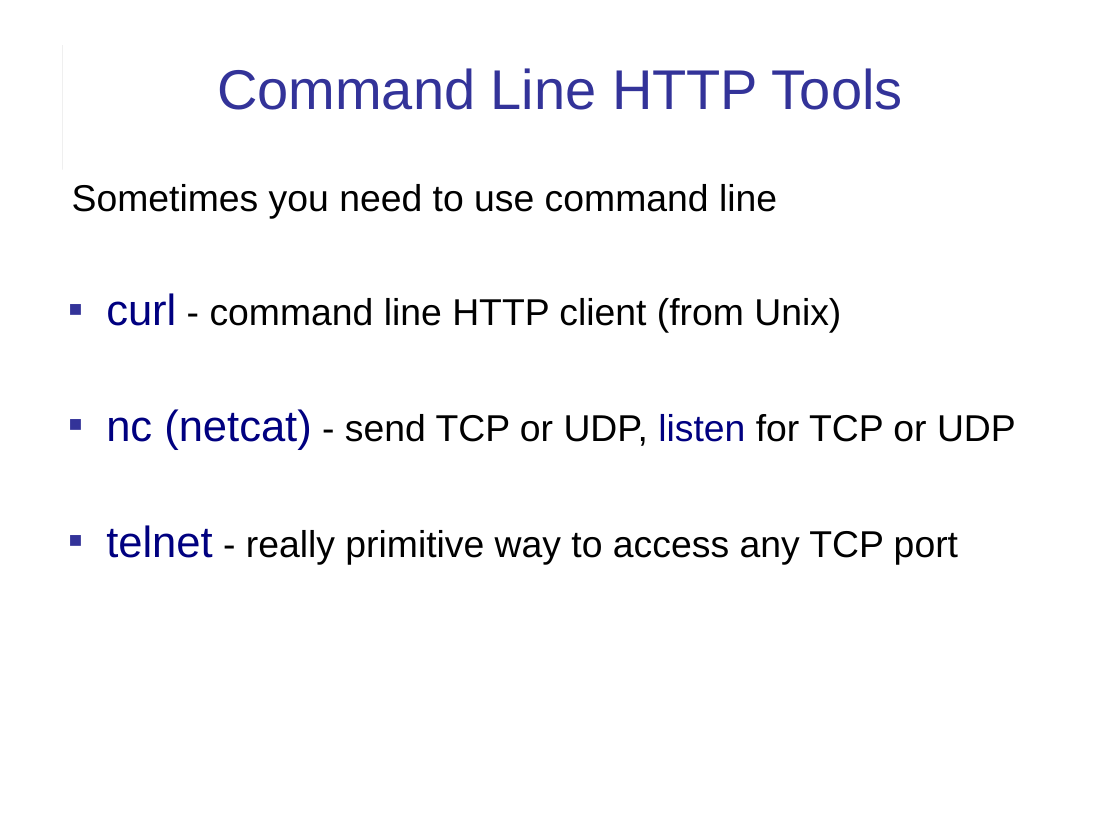
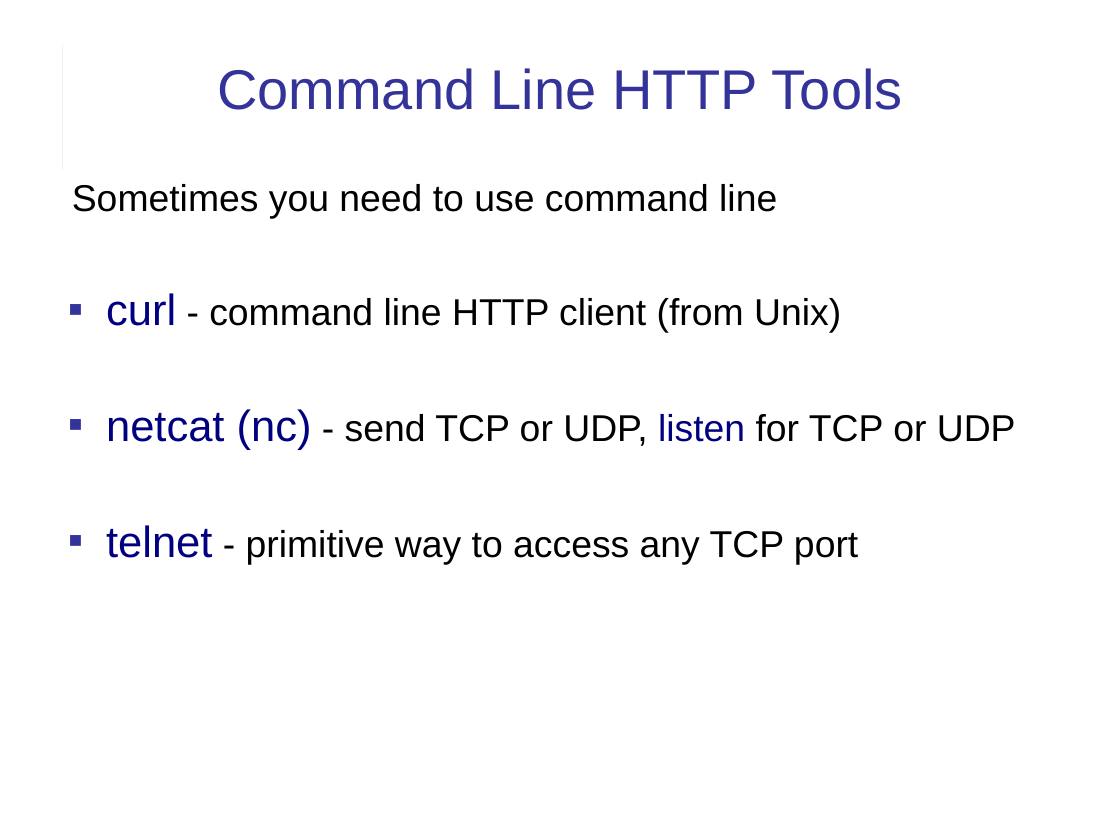
Before and after one commit to cpske/ISP, a slide deck: slide 29 of web/HTTP.ppt (slide 22 before the commit). Drawn at 1120x840 pixels with LibreOffice and Linux fonts; fonts in the diff are those of the drawing. Boxes give left, top, right and bottom in pixels: in the first picture for what was removed or moved away, otherwise in the second. Text is boxed around its words. In the diff, an @@ line names an element or a change of style, - is before the commit and + after.

Commit message:
update some material on http

```diff
--- a/web/HTTP.ppt
+++ b/web/HTTP.ppt
@@ text at bbox=[106, 409, 1016, 564]: text changed @@
-▪ nc (netcat) - send TCP or UDP, listen for TCP or UDP
-▪ telnet - really primitive way to access any TCP port
+▪ netcat (nc) - send TCP or UDP, listen for TCP or UDP
+▪ telnet - primitive way to access any TCP port
```
Also in this commit, not shown: 15 other slides changed, 12 slides added, 1 slide removed, 2 other files.
